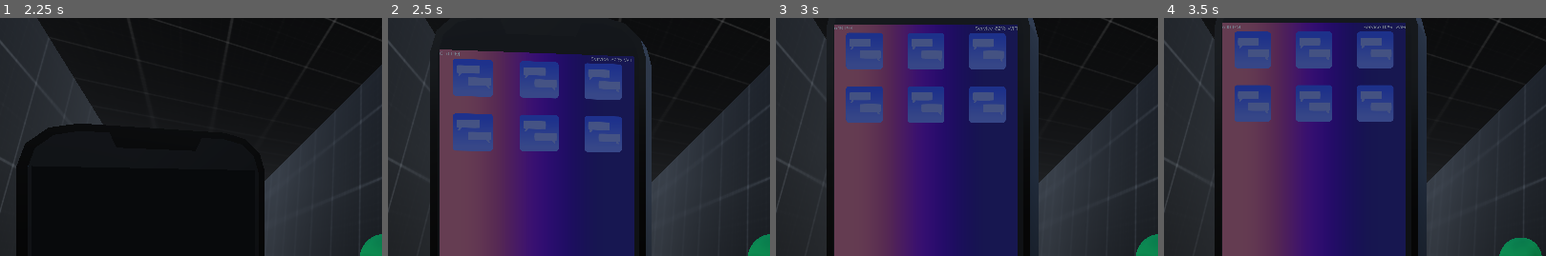
Above: before the commit, frames 1-4 (left to right).
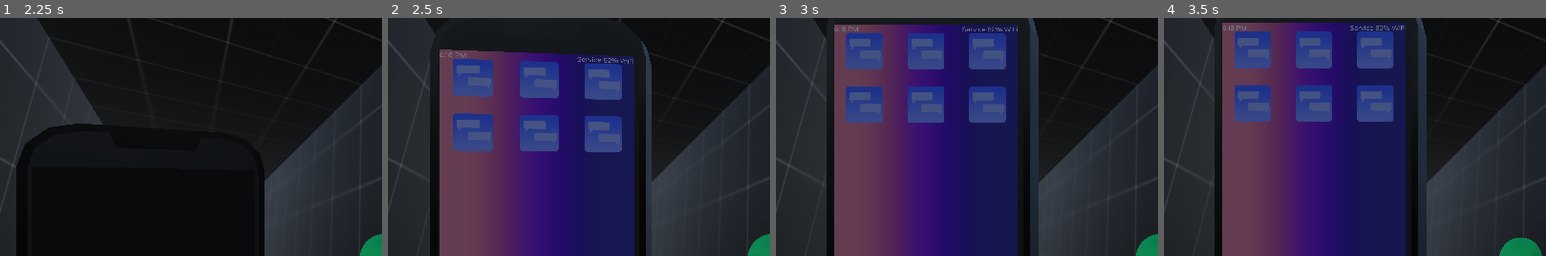
Above: after the commit, the same moments.

Repository: LucasMc17/One-Man-s-Trash
Game: Godot game, scene res://levels/level_01/root.tscn
Two runs of this game, one before a commit and one after it. Both use one fixed random seed, a clock stepped at 60 frames per second and the inputs below. A sky picture missing from this copy of the repository is replaced by a grey-blue gradient.
Inputs (mouse positions are % of the whole screen's width and height, from its top left):
- Up to frame 1 (2.25 s): tap Enter (enter, bound only after the commit) at 0.5, 0.6, 1.55 s; move the mouse to (55, 50) at 0.52 s; hold W (move_forward) from 0.53 s (still down); click (55, 50) at 0.67 s; tap Z at 0.8, 1.35 s; move the mouse to (45, 50) at 1.27 s; click (45, 50) at 1.42 s; move the mouse to (52, 48) at 2.02 s; hold Tab (phone) from 2.03 s (still down); click (52, 48) at 2.17 s
- Up to frame 2 (2.5 s): keep holding W (move_forward); keep holding Tab (phone); tap Z at 2.3 s
- Up to frame 3 (3 s): release W (move_forward) at 2.75 s; release Tab (phone) at 2.75 s; drag from (45, 70) to (20, 35) at 2.77 s
- Up to frame 4 (3.5 s): no input
The pictures show only the part of the screen within x 1-51%, y 15-65%; the shares and areas given below are measured in that part.

Frame 1 is identical in both runs. In frame 2, 0.2% of the frame differs, in the area x 13-65%, y 14-20%; in frame 3, 0.2%; in frame 4, 0.2%, in the area x 15-64%, y 3-6%.

Commit message:
proof of concept text conversation

Diff:
--- a/assets/themes/phone_ui.tres
+++ b/assets/themes/phone_ui.tres
@@ -4,4 +4,4 @@
 
 [resource]
 default_font = ExtResource("1_c7lg5")
-default_font_size = 30
+default_font_size = 40
--- a/project.godot
+++ b/project.godot
@@ -83,6 +83,11 @@
 "events": [Object(InputEventKey,"resource_local_to_scene":false,"resource_name":"","device":-1,"window_id":0,"alt_press …(195 unchanged characters)…
 ]
 }
+enter={
+"deadzone": 0.2,
+"events": [Object(InputEventKey,"resource_local_to_scene":false,"resource_name":"","device":-1,"window_id":0,"alt_pressed":false,"shift_pressed":false,"ctrl_pressed":false,"meta_pressed":false,"pressed":false,"keycode":0,"physical_keycode":4194309,"key_label":0,"unicode":0,"location":0,"echo":false,"script":null)
+]
+}
 
 [layer_names]
 
--- a/scenes/player/phone/phone_states/phone_chat_state.gd
+++ b/scenes/player/phone/phone_states/phone_chat_state.gd
@@ -1,6 +1,65 @@
 class_name PhoneChatState extends PhoneUIState
+
+var NEW_MESSAGES : MessageList
+var DRAFT := ""
+var TIMER := 1000.0
+var TIMER_ON := false
 
 func enter(previous_state : PhoneUIState, ext := {}):
 	super(previous_state, ext)
 	if ext.has("contact"):
 		SCREEN.activate(ext.contact)
+	if ext.has("active") and ext.active:
+		Global.PLAYER.STATE_MACHINE.lock()
+		Global.PLAYER_PHONE.STATE_MACHINE.lock()
+	if ext.has("new_exchange") and ext.new_exchange:
+		NEW_MESSAGES = ext.new_exchange
+
+func input(event):
+	if NEW_MESSAGES and NEW_MESSAGES.MESSAGES[0] and NEW_MESSAGES.MESSAGES[0] is UserMessage:
+		if Input.is_action_just_pressed("enter"):
+			if DRAFT == NEW_MESSAGES.MESSAGES[0].MESSAGE:
+				send()
+			return
+		if event is InputEventKey and event.pressed == true:
+			var keycode = event.keycode
+			var is_alpha = keycode >= KEY_A && keycode <= KEY_Z
+			if is_alpha:
+				add_character(NEW_MESSAGES.MESSAGES[0].MESSAGE)
+	# if NEW_MESSAGES and NEW_MESSAGES.MESSAGES[0]:
+	# 	Global.log(NEW_MESSAGES.MESSAGES[0].MESSAGE)
+
+func add_character(finished_message : String):
+	DRAFT = finished_message.left(DRAFT.length() + 1)
+	SCREEN.DRAFT = DRAFT
+
+func send():
+	var text = NEW_MESSAGES.MESSAGES.pop_front()
+	SCREEN.send_text(text)
+	DRAFT = ""
+	check_next_message()
+
+func start_response(message: ContactMessage):
+	TIMER = message.TIME_TYPING
+	TIMER_ON = true
+
+func update(delta):
+	if TIMER_ON:
+		Global.log(TIMER)
+		TIMER -= delta
+	if TIMER < 0:
+		TIMER = 0
+		TIMER_ON = false
+		SCREEN.receive_text(NEW_MESSAGES.MESSAGES.pop_front())
+		check_next_message()
+
+func check_next_message():
+	if NEW_MESSAGES.MESSAGES.size() == 0:
+		Global.log('end of convo')
+		return
+	if NEW_MESSAGES.MESSAGES[0] is ContactMessage:
+		start_response(NEW_MESSAGES.MESSAGES[0])
+		return
+	# if NEW_MESSAGES.MESSAGES[0] is UserMessage:
+	# 	start_response(NEW_MESSAGES.MESSAGES[0])
+	# 	return
--- a/scenes/player/phone/phone_ui/screens/chat_screen/chat_message.gd
+++ b/scenes/player/phone/phone_ui/screens/chat_screen/chat_message.gd
@@ -5,7 +5,7 @@
 	set(val):
 		if TEXT:
 			TEXT.text = val
-			var text_size = TEXT.theme.get_font("default_font", "").get_string_size(val, 0, -1, 30)
+			var text_size = TEXT.theme.get_font("default_font", "").get_string_size(val, 0, -1, 40)
 			if text_size.x > 888:
 				TEXT.custom_minimum_size.x = 888
 			else:
--- a/scenes/player/phone/phone_ui/screens/chat_screen/chat_screen.gd
+++ b/scenes/player/phone/phone_ui/screens/chat_screen/chat_screen.gd
@@ -2,10 +2,18 @@
 
 @onready var MESSAGE_HOLDER := %MessageHolder
 @onready var SCROLL_CONTAINER := %ScrollContainer
+@onready var DRAFT_TEXT := %DraftText
 
 var USER_MESSAGE = preload('./user_message.tscn')
 var CHAT_MESSAGE = preload('./chat_message.tscn')
 var TIME_STAMP = preload('./time_stamp.tscn')
+
+var DRAFT := "":
+	set(val):
+		Global.log(val)
+		DRAFT_TEXT.text = val
+		DRAFT = val
+
 
 func activate(contact : TextContact):
 	for child in MESSAGE_HOLDER.get_children():
@@ -24,3 +32,14 @@
 				text_scene.MESSAGE = message.MESSAGE
 				MESSAGE_HOLDER.add_child(text_scene)
 	SCROLL_CONTAINER.scroll_vertical = SCROLL_CONTAINER.get_v_scroll_bar().max_value
+
+func send_text(text : UserMessage):
+	var text_scene = USER_MESSAGE.instantiate()
+	text_scene.MESSAGE = text.MESSAGE
+	MESSAGE_HOLDER.add_child(text_scene)
+	DRAFT = ""
+
+func receive_text(text : ContactMessage):
+	var text_scene = CHAT_MESSAGE.instantiate()
+	text_scene.MESSAGE = text.MESSAGE
+	MESSAGE_HOLDER.add_child(text_scene)
--- a/scenes/player/phone/phone_ui/screens/chat_screen/chat_screen.tscn
+++ b/scenes/player/phone/phone_ui/screens/chat_screen/chat_screen.tscn
@@ -23,6 +23,7 @@
 unique_name_in_owner = true
 layout_mode = 2
 size_flags_vertical = 3
+vertical_scroll_mode = 2
 
 [node name="MessageHolder" type="VBoxContainer" parent="MarginContainer/VBoxContainer/ScrollContainer" index="0"]
 unique_name_in_owner = true
@@ -84,3 +85,12 @@
 [node name="UserMessage6" parent="MarginContainer/VBoxContainer/ScrollContainer/MessageHolder" index="13" instance=ExtResource("3_jprlh")]
 layout_mode = 2
 MESSAGE = "Cool, thank you!!"
+
+[node name="PanelContainer" type="PanelContainer" parent="MarginContainer/VBoxContainer" index="2"]
+custom_minimum_size = Vector2(0, 25)
+layout_mode = 2
+
+[node name="DraftText" type="Label" parent="MarginContainer/VBoxContainer/PanelContainer" index="0"]
+unique_name_in_owner = true
+layout_mode = 2
+autowrap_mode = 2
--- /dev/null
+++ b/scenes/player/phone/phone_ui/screens/chat_screen/text_box.tscn
@@ -0,0 +1,10 @@
+[gd_scene format=3 uid="uid://c74sejw1g33e1"]
+
+[node name="TextBox" type="PanelContainer"]
+anchors_preset = 10
+anchor_right = 1.0
+grow_horizontal = 2
+
+[node name="Label" type="Label" parent="."]
+layout_mode = 2
+text = "Draft message"
--- a/scenes/player/phone/phone_ui/screens/chats_screen/list_chat.gd
+++ b/scenes/player/phone/phone_ui/screens/chats_screen/list_chat.gd
@@ -4,36 +4,33 @@
 @export var MESSAGES_TO_COME : MessageList
 @export var CONTACT : TextContact
 @export var NOTIFICATION := false
-@export var SHOULD_LOCK := false
 
 @onready var NAME_LABEL = %ContactName
 @onready var MESSAGE_LABEL = %LastMessage
 
 func _gui_input(event):
 	if event is InputEventMouseButton and event.button_index == MOUSE_BUTTON_LEFT and event.pressed:
-		Global.PLAYER_PHONE.CURRENT_STATE.transition('ChatState', { "contact": CONTACT })
-		if SHOULD_LOCK:
-			Global.PLAYER.STATE_MACHINE.lock()
-			Global.PLAYER_PHONE.STATE_MACHINE.lock()
+		Global.PLAYER_PHONE.CURRENT_STATE.transition('ChatState', { "contact": CONTACT, "active": NOTIFICATION, "new_exchange": MESSAGES_TO_COME })
+		NOTIFICATION = false
 
 func _ready():
 	Events.text_received.connect(_on_text_received)
 	NAME_LABEL.text = CONTACT.CONTACT_NAME
 	MESSAGE_LABEL.text = CONTACT.TEXT_EXCHANGES[-1].MESSAGES[-1].MESSAGE
 
-func notify():
-	var next_message = MESSAGES_TO_COME.MESSAGES.pop_front()
-	var new_text_exchange = MessageList.new()
-	new_text_exchange.MESSAGES.append(next_message)
-	CONTACT.TEXT_EXCHANGES.append(new_text_exchange)
+# func notify():
+# 	var next_message = MESSAGES_TO_COME.MESSAGES.pop_front()
+# 	var new_text_exchange = MessageList.new()
+# 	new_text_exchange.MESSAGES.append(next_message)
+# 	CONTACT.TEXT_EXCHANGES.append(new_text_exchange)
 
 func _on_text_received(contact_name : String, new_exchange : MessageList):
 	if contact_name == CONTACT.CONTACT_NAME:
 		NOTIFICATION = true
-		SHOULD_LOCK = true
 		var new_text_exchange = MessageList.new()
 		new_text_exchange.TIME_STAMP = new_exchange.TIME_STAMP
 		var first_text = new_exchange.MESSAGES.pop_front()
 		new_text_exchange.MESSAGES.append(first_text)
 		MESSAGE_LABEL.text = first_text.MESSAGE
 		CONTACT.TEXT_EXCHANGES.append(new_text_exchange)
+		MESSAGES_TO_COME = new_exchange
